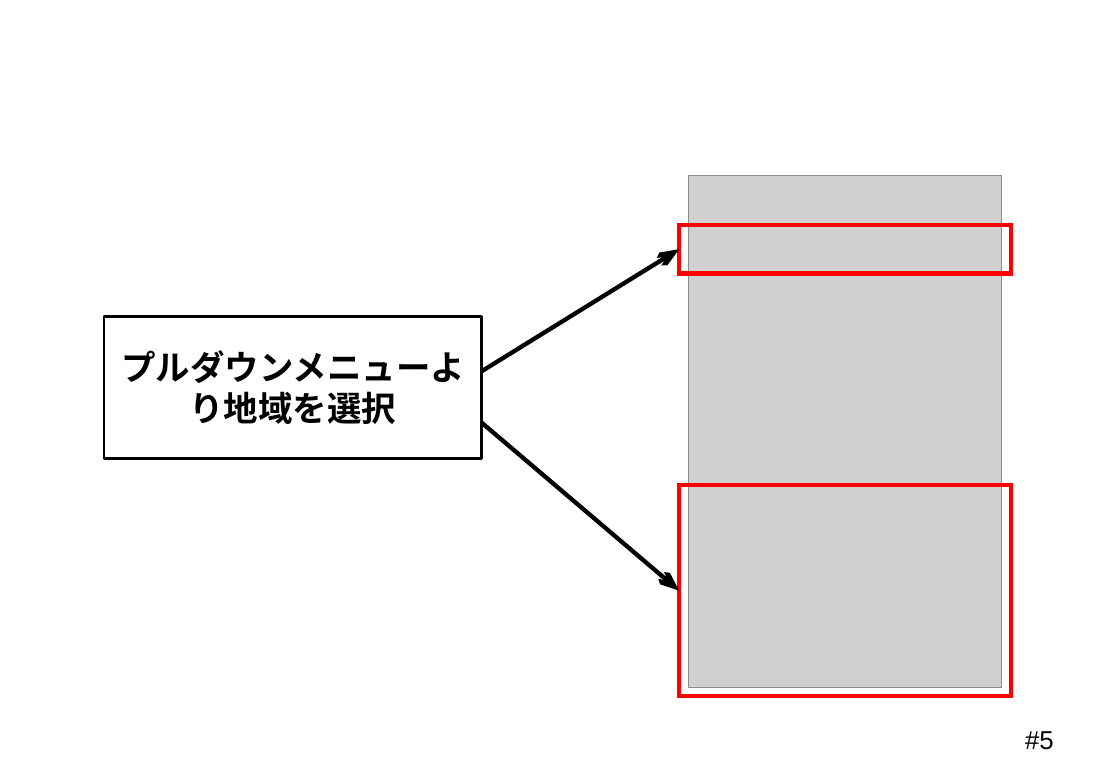
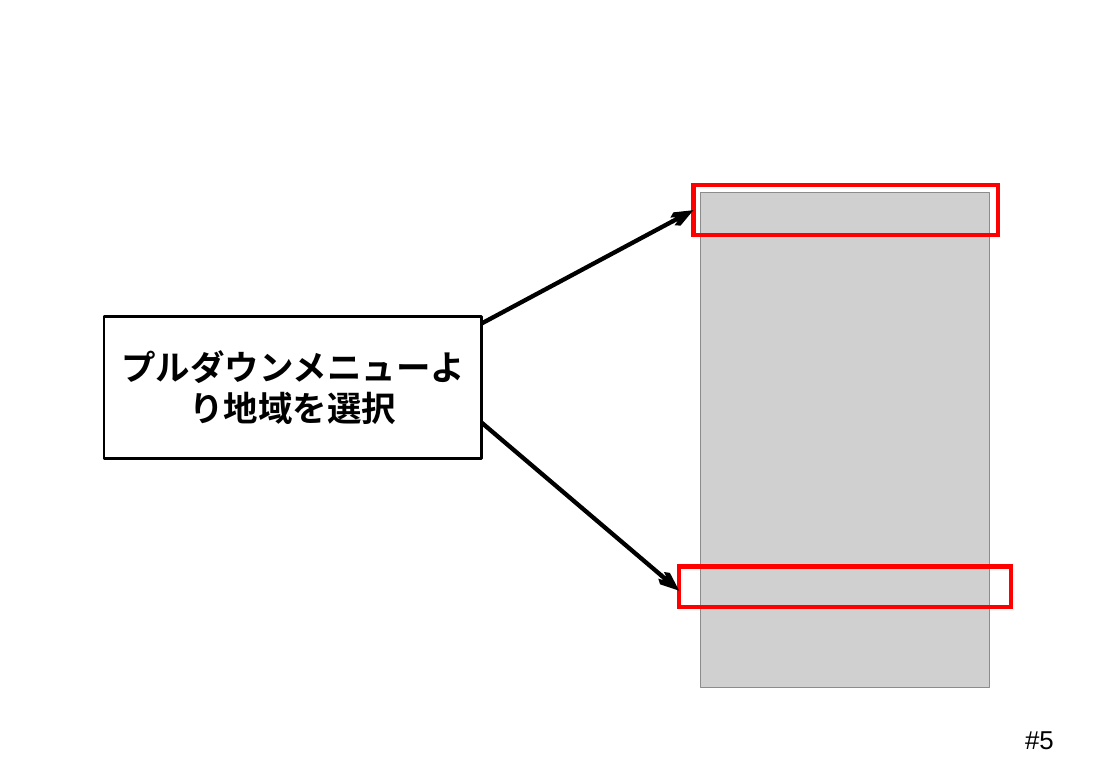
Before and after one commit to Mocchy2/graduation-thesis, a slide deck: slide 5 of 卒業論文 発表用スライド.pptx. Drawn at 1120x775 pixels with LibreOffice and Linux fonts; fonts in the diff are those of the drawing; grey boxes stand for pictures; background and template pictures are left out. Boxes give left, top, right and bottom in pixels: in the first picture for what was removed or moved away, otherwise in the second. Text is boxed around its words. In the diff, an @@ line names an element or a change of style, - is before the commit and + after.

Commit message:
「操作画面」 図の変更

```diff
--- a/卒業論文 発表用スライド.pptx
+++ b/卒業論文 発表用スライド.pptx
@@ rectangle: place and size @@
-rectangle at bbox=[679, 225, 1011, 274]
+rectangle at bbox=[694, 185, 999, 235]
@@ picture: place and size @@
-picture at bbox=[689, 176, 1001, 688]
+picture at bbox=[701, 192, 990, 688]
@@ arrow moved from (482, 371) - (679, 249) to (482, 324) - (694, 210) @@
@@ rectangle: place and size @@
-rectangle at bbox=[679, 485, 1011, 696]
+rectangle at bbox=[679, 567, 1011, 607]
```
Also in this commit, not shown: 2 other slides changed.
